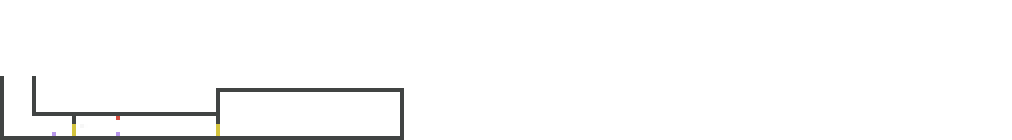
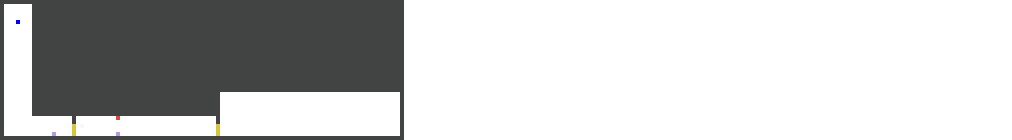
Layers edited between the first and the second 1012x140 image:
painted on "Layer 1" over box(0, 0, 404, 112)
